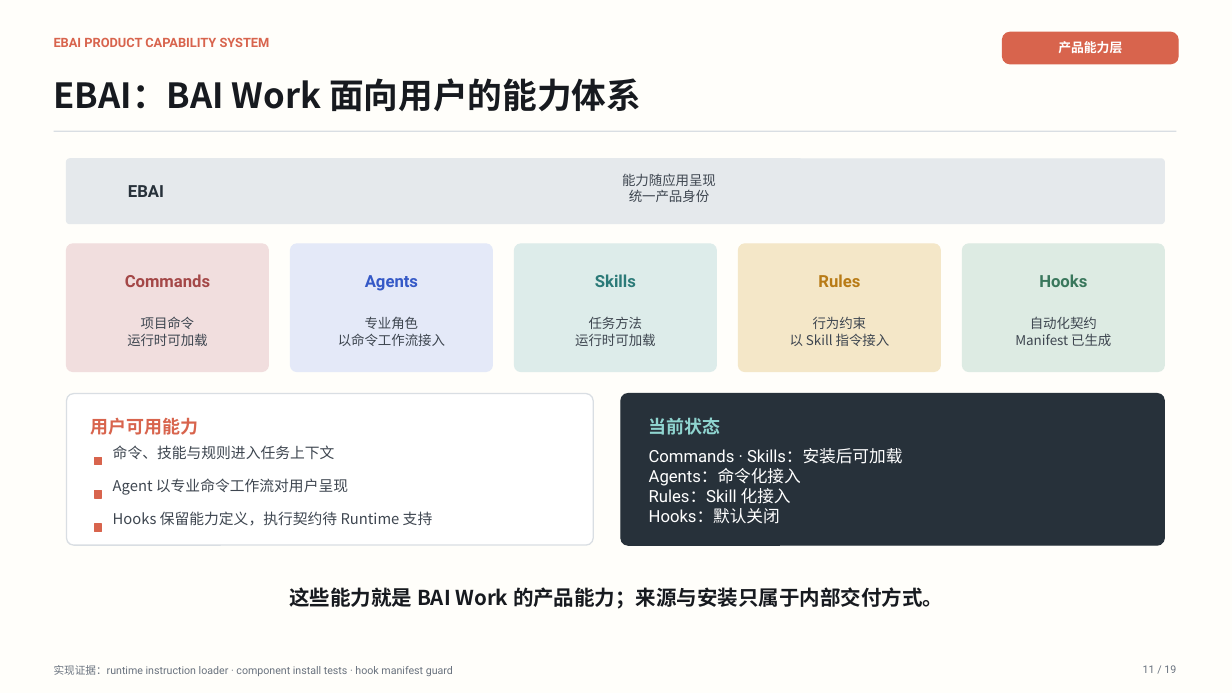
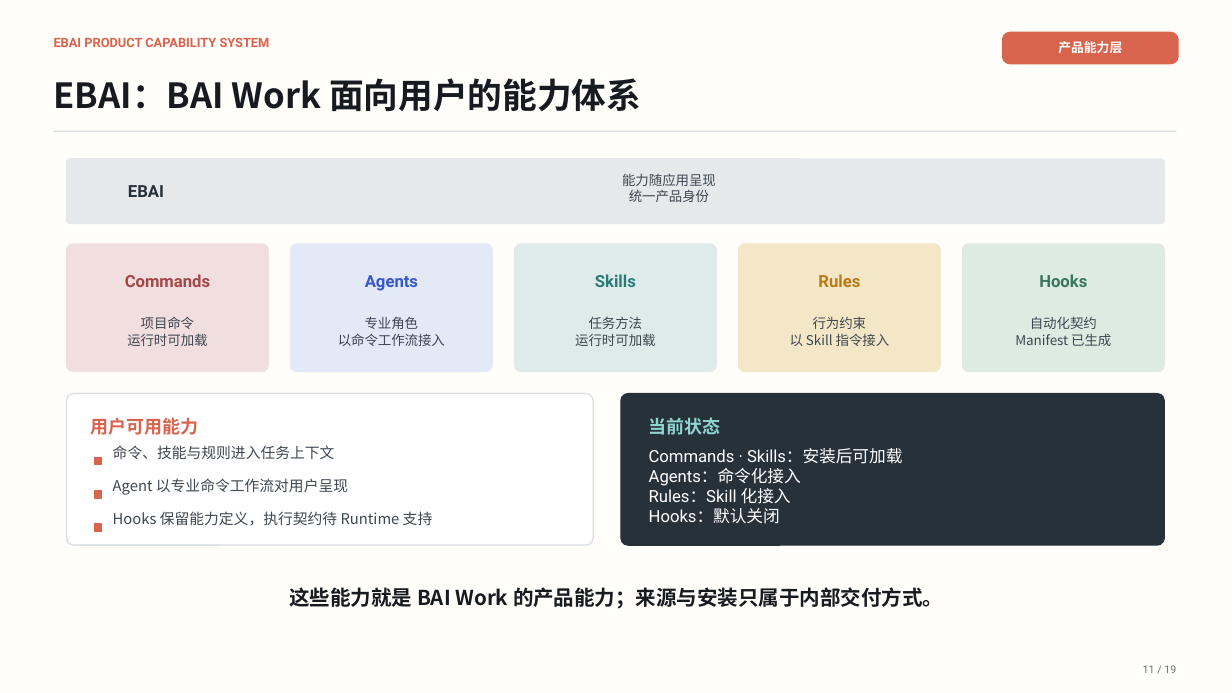
Before and after one commit to 2830500285/BAI-Work, a slide deck: slide 11 of docs/presentation/BAI-Work-Defense-Deck.pptx. Drawn at 1232x693 pixels with LibreOffice and Linux fonts; fonts in the diff are those of the drawing. Boxes give left, top, right and bottom in pixels: in the first picture for what was removed or moved away, otherwise in the second. Text is boxed around its words. In the diff, an @@ line names an element or a change of style, - is before the commit and + after.

```diff
--- a/docs/presentation/BAI-Work-Defense-Deck.pptx
+++ b/docs/presentation/BAI-Work-Defense-Deck.pptx
@@ text removed at bbox=[54, 665, 453, 676] @@
-实现证据：runtime instruction loader · component install tests · hook manifest guard
```
Also in this commit, not shown: 16 other slides changed, 1 other file.
